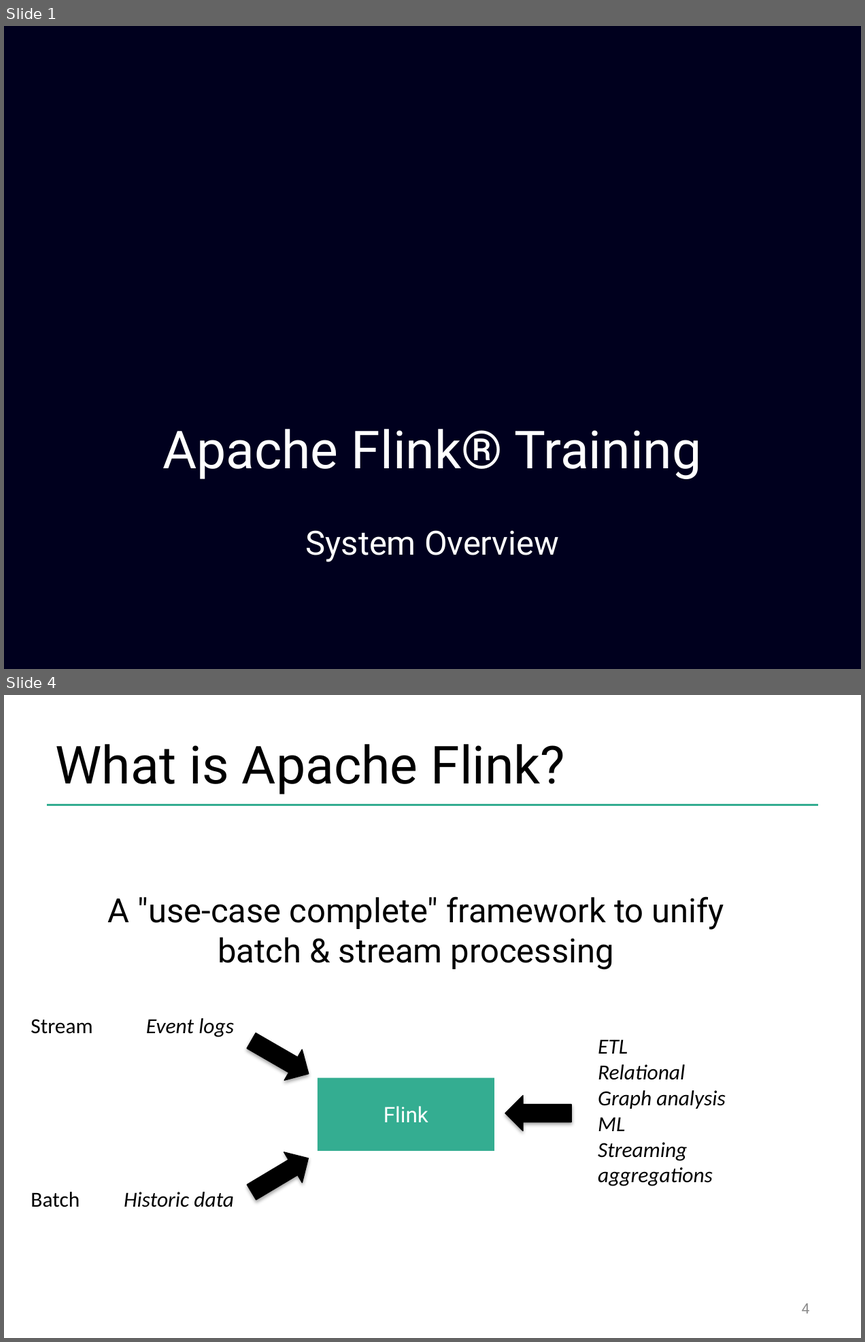
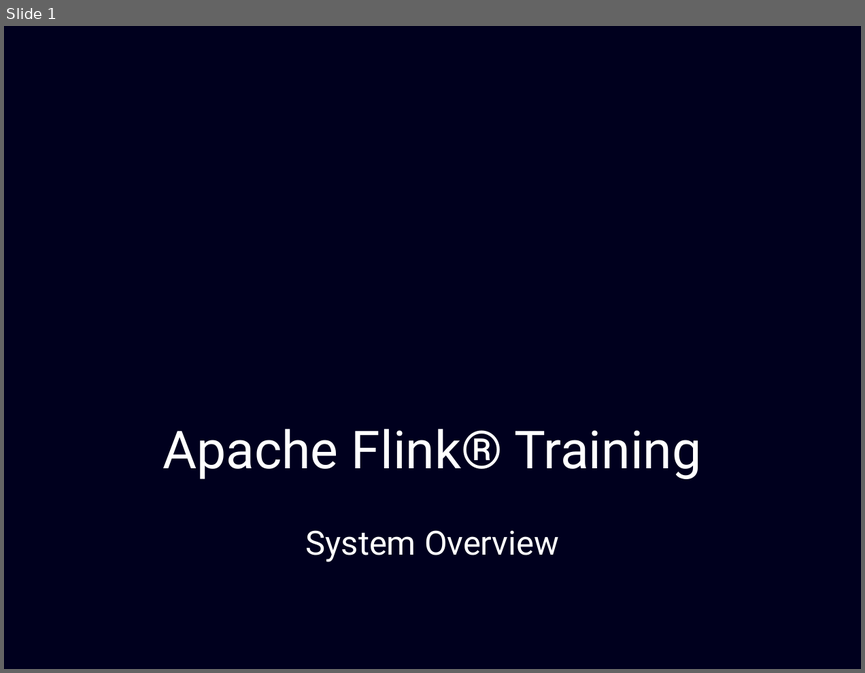
Before and after one commit to dataArtisans/flink-training-web, a slide deck: slides/flink_overview.pptx. Shown one above the other, each under a label of ours: slides 1 and 4 before the commit, slide 1 after it; the slides between them are not shown. The pictures are 865x1342 and 865x673 pixels, drawn with LibreOffice and Linux fonts; fonts in the diff are those of the drawing; background and template pictures are left out. Boxes give left, top, right and bottom in pixels: in the first picture for what was removed or moved away, otherwise in the second. Text is boxed around its words. In the diff, an @@ line names an element or a change of style, - is before the commit and + after.

```diff
--- a/slides/flink_overview.pptx
+++ b/slides/flink_overview.pptx
@@ slide 4 removed at bbox=[4, 695, 861, 1338], background #FFFFFF @@
@@ title removed at bbox=[56, 744, 566, 794] @@
-What is Apache Flink?
@@ line removed from (47, 804) to (818, 804) @@
@@ text removed at bbox=[108, 896, 724, 970] @@
-A "use-case complete" framework to unify batch & stream processing
@@ text removed at bbox=[31, 1019, 92, 1034] @@
-Stream
@@ text removed at bbox=[146, 1018, 234, 1037] @@
-Event logs
@@ right arrow removed at bbox=[242, 1025, 317, 1089] @@
@@ text removed at bbox=[598, 1039, 725, 1186] @@
-ETL
-Relational
-Graph analysis
-ML
-Streaming aggregations
@@ rectangle removed at bbox=[317, 1078, 494, 1151] @@
-Flink
@@ right arrow removed at bbox=[505, 1095, 571, 1130] @@
@@ right arrow removed at bbox=[242, 1142, 317, 1206] @@
@@ text removed at bbox=[31, 1191, 79, 1207] @@
-Batch
@@ text removed at bbox=[124, 1191, 234, 1207] @@
-Historic data
@@ page number removed at bbox=[802, 1303, 810, 1313] @@
-4
```
Also in this commit, not shown: 3 slides changed, 6 slides added, 7 other slides removed.
